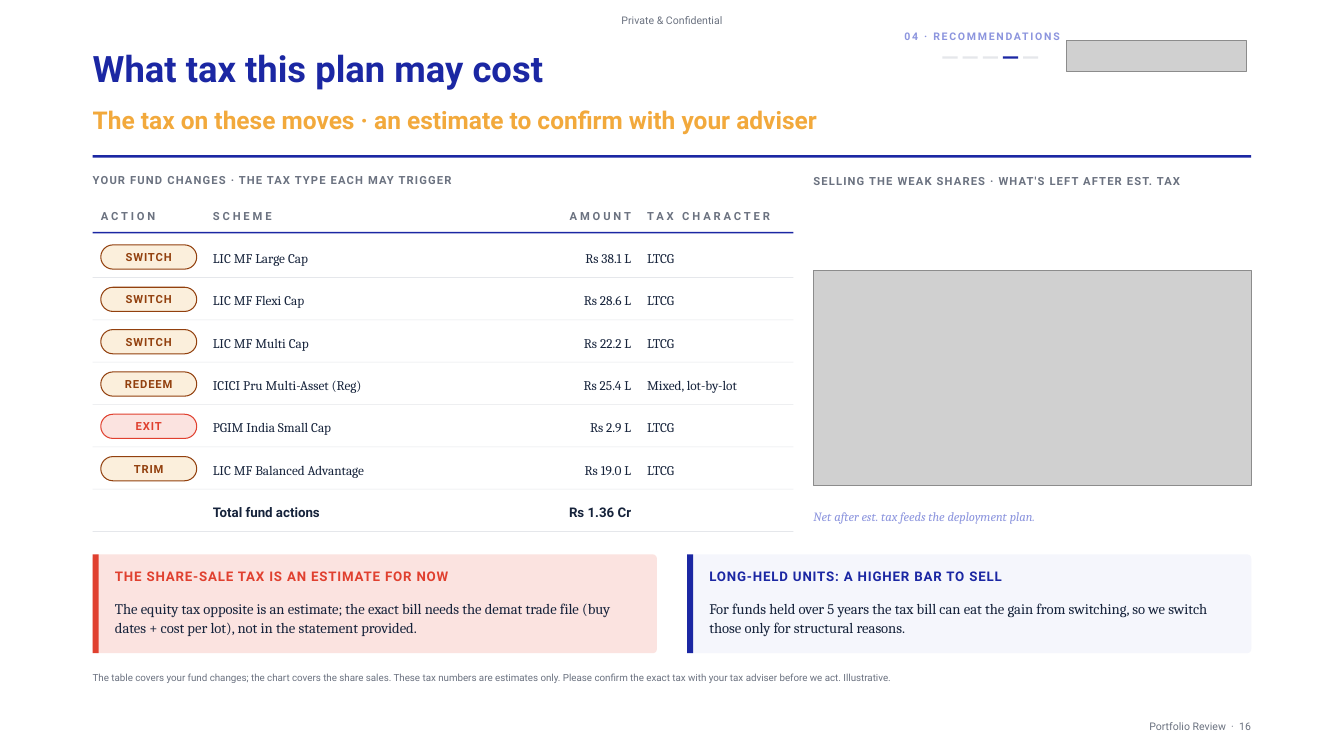
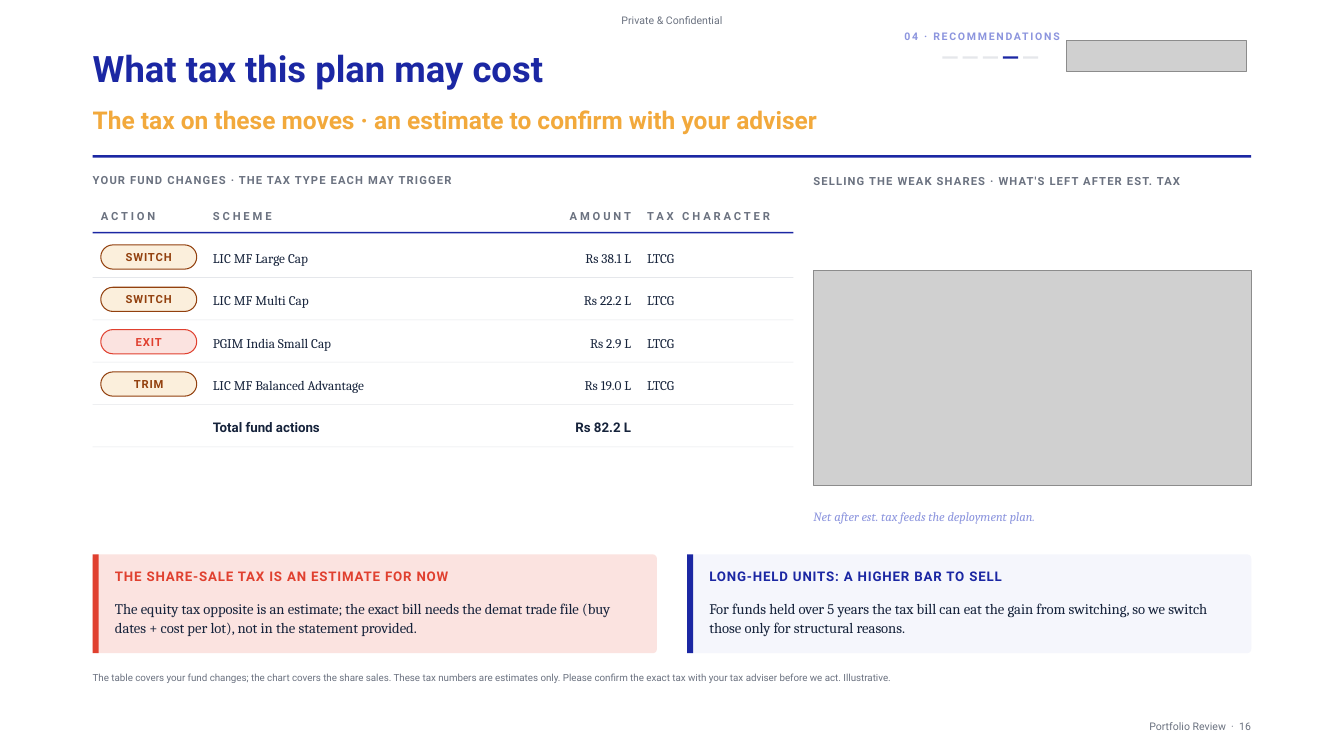
Before and after one commit to shreyas1gupta-wq/ionic-scorecard, a slide deck: slide 16 of Shreyas_Ionic_AMC/09_PRODUCT/reports/NDPMS_Portfolio_Review_ABXY_RM_Lite.pptx. Drawn at 1344x756 pixels with LibreOffice and Linux fonts; fonts in the diff are those of the drawing; grey boxes stand for pictures. Boxes give left, top, right and bottom in pixels: in the first picture for what was removed or moved away, otherwise in the second. Text is boxed around its words. In the diff, an @@ line names an element or a change of style, - is before the commit and + after.

```diff
--- a/Shreyas_Ionic_AMC/09_PRODUCT/reports/NDPMS_Portfolio_Review_ABXY_RM_Lite.pptx
+++ b/Shreyas_Ionic_AMC/09_PRODUCT/reports/NDPMS_Portfolio_Review_ABXY_RM_Lite.pptx
@@ text at bbox=[213, 296, 309, 308]: text changed @@
-LIC MF Flexi Cap
+LIC MF Multi Cap
@@ text at bbox=[584, 296, 631, 305]: text changed @@
-Rs 28.6 L
+Rs 22.2 L
@@ rounded rectangle at bbox=[101, 330, 197, 354]: fill #FBEFDC to #FBE3E0; outline #92400E 0.75 pt to #E0402F 0.75 pt @@
@@ text removed at bbox=[126, 338, 172, 346] @@
-SWITCH
@@ text removed at bbox=[213, 339, 309, 351] @@
-LIC MF Multi Cap
@@ text at bbox=[590, 339, 631, 348]: text changed @@
-Rs 22.2 L
+Rs 2.9 L
@@ text removed at bbox=[125, 380, 172, 388] @@
-REDEEM
@@ 5 texts: place and size @@
-5 texts at bbox=[134, 422, 364, 517]
+5 texts at bbox=[134, 338, 364, 432]
@@ text removed at bbox=[213, 380, 362, 393] @@
-ICICI Pru Multi-Asset (Reg)
@@ text at bbox=[585, 381, 631, 390]: text changed @@
-Rs 25.4 L
+Rs 19.0 L
@@ text "LTCG": place and size @@
-text "LTCG" at bbox=[647, 423, 674, 432]
+text "LTCG" at bbox=[647, 381, 674, 390]
@@ text removed at bbox=[647, 381, 737, 393] @@
-Mixed, lot-by-lot
@@ rounded rectangle removed at bbox=[101, 414, 197, 439] @@
@@ text at bbox=[575, 422, 631, 432]: text changed; font Cambria to Roboto; bold on @@
-Rs 2.9 L
+Rs 82.2 L
@@ rounded rectangle removed at bbox=[101, 457, 197, 481] @@
@@ text removed at bbox=[585, 466, 631, 475] @@
-Rs 19.0 L
@@ text removed at bbox=[647, 466, 674, 475] @@
-LTCG
@@ text removed at bbox=[569, 507, 632, 517] @@
-Rs 1.36 Cr
@@ rectangle removed at bbox=[93, 531, 793, 532] @@
```
Also in this commit, not shown: 5 other slides changed, 17 other files.
